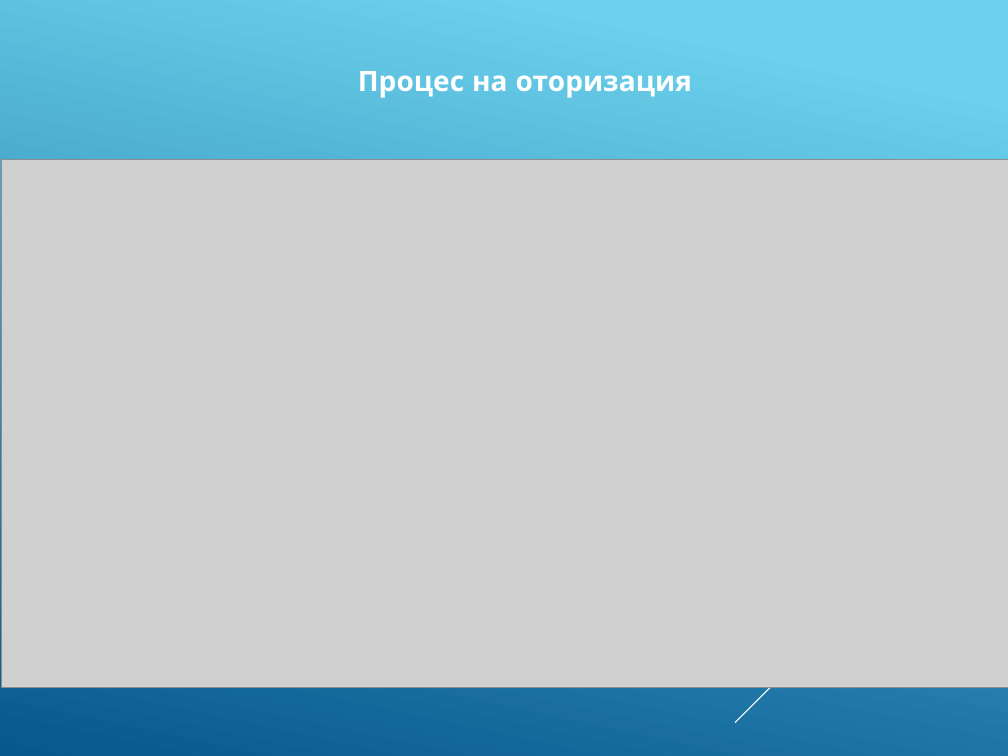
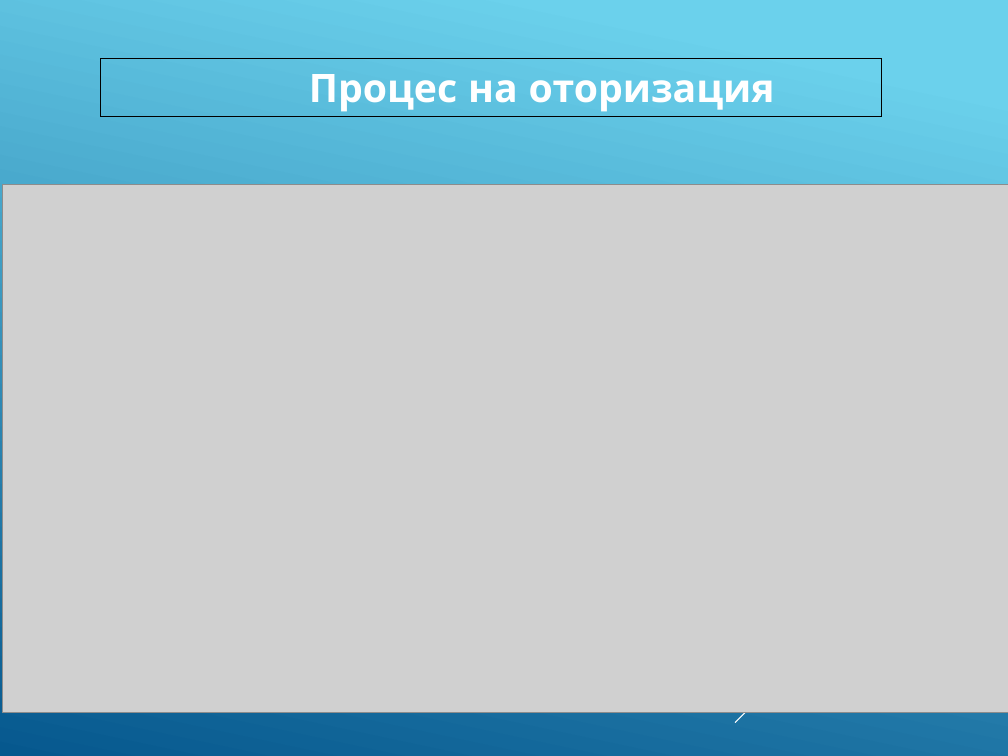
Before and after one commit to pgee-dzi2024/Theme_2501, a slide deck: slide 7 of dr/Защита.pptx (slide 8 before the commit). Drawn at 1008x756 pixels with LibreOffice and Linux fonts; fonts in the diff are those of the drawing; grey boxes stand for pictures. Boxes give left, top, right and bottom in pixels: in the first picture for what was removed or moved away, otherwise in the second. Text is boxed around its words. In the diff, an @@ line names an element or a change of style, - is before the commit and + after.

```diff
--- a/dr/Защита.pptx
+++ b/dr/Защита.pptx
@@ rectangle "Процес на оторизация": place and size @@
-rectangle "Процес на оторизация" at [358,71,692,98]
+rectangle "Процес на оторизация" at [101,58,882,116]
@@ rectangle "Процес на оторизация" at [101,58,882,116]: size 20 to 28 pt; outline none to #000000 0.75 pt @@
@@ picture: place and size @@
-picture at [2,159,1008,686]
+picture at [2,184,1008,712]
```
Also in this commit, not shown: 3 other slides changed, 6 slides added, 5 slides removed, 3 other files.
